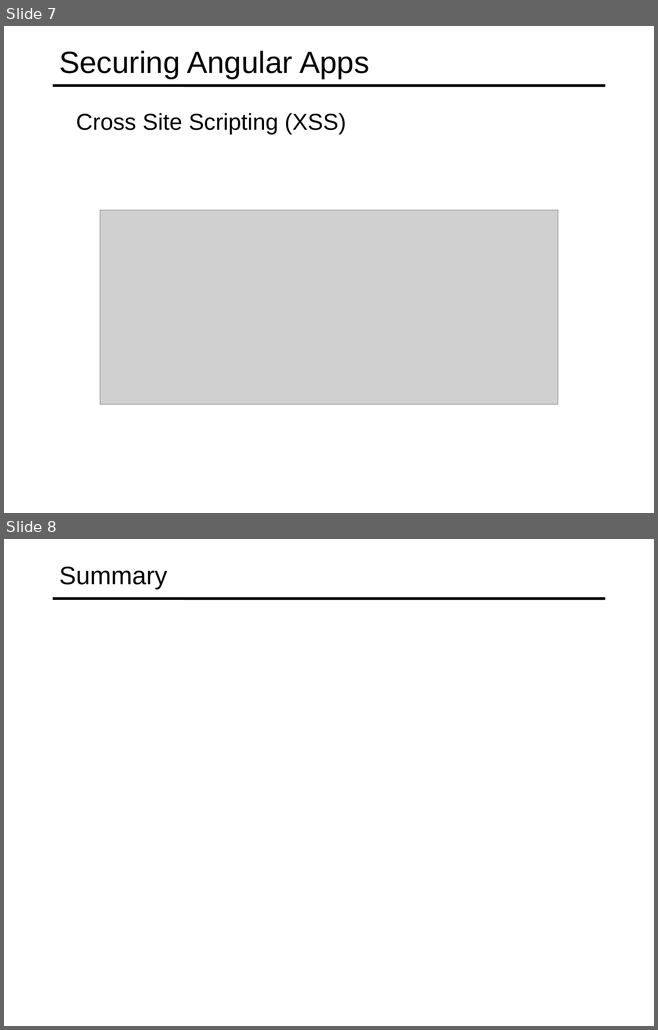
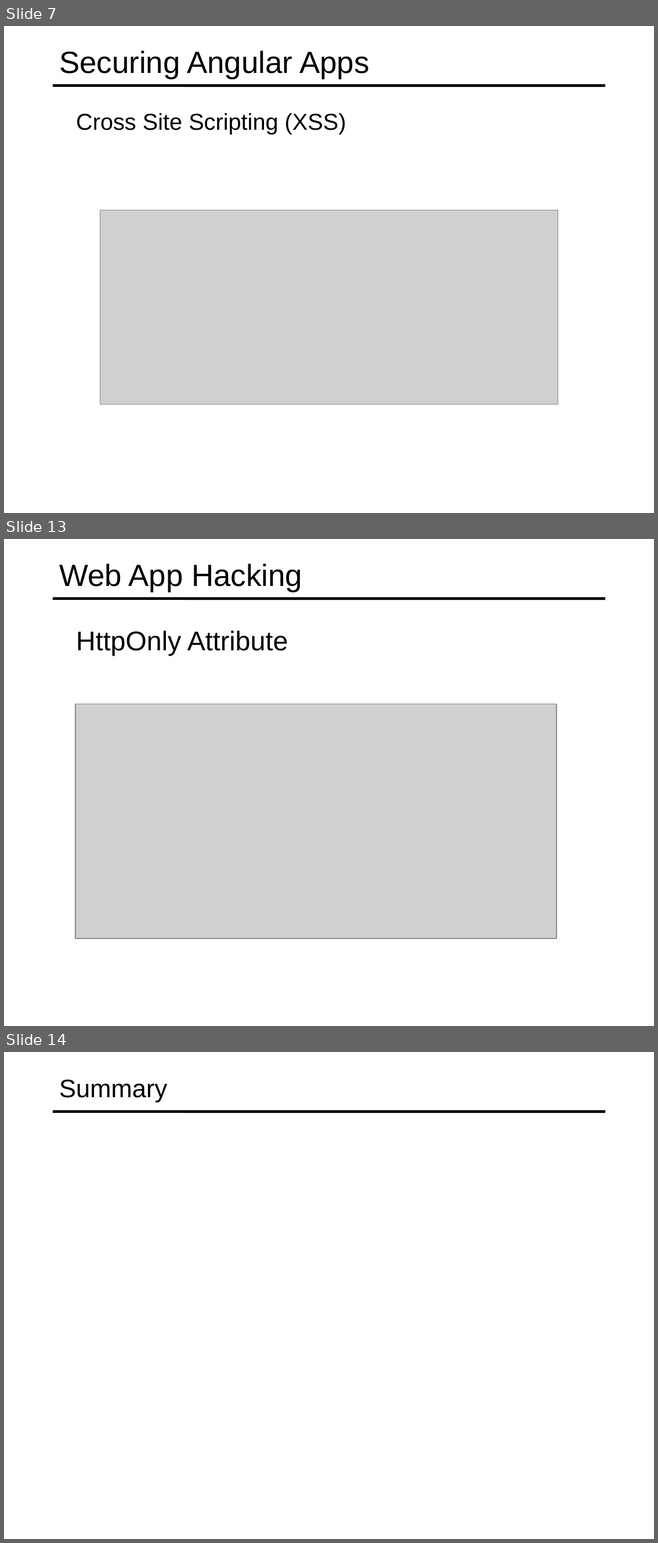
Before and after one commit to specter01wj/Jago_Link_Training, a slide deck: Angular/Interview Lectures/Web Security/Angular_web security.ppt. Shown one above the other, each under a label of ours: slides 7 and 8 before the commit, slides 7, 13 and 14 after it; the slides between them are not shown. The pictures are 658x1030 and 658x1543 pixels, drawn with LibreOffice and Linux fonts; fonts in the diff are those of the drawing; grey boxes stand for pictures. Boxes give left, top, right and bottom in pixels: in the first picture for what was removed or moved away, otherwise in the second. Text is boxed around its words. In the diff, an @@ line names an element or a change of style, - is before the commit and + after.

```diff
--- a/Angular/Interview Lectures/Web Security/Angular_web security.ppt
+++ b/Angular/Interview Lectures/Web Security/Angular_web security.ppt
@@ slide 13 added at box(4, 539, 654, 1026), background #FFFFFF; not listed: 1 template element that a slide beside it also shows @@
@@ title added at box(59, 563, 302, 592), 34 pt, text #000000 @@
+Web App Hacking
@@ text added at box(76, 631, 288, 656), 30 pt, text #000000 @@
+  HttpOnly Attribute
@@ picture added at box(75, 704, 556, 939) @@
@@ what was slide 8 is now slide 14 @@
```
Also in this commit, not shown: 1 slide changed, 5 other slides added, 6 other files.
